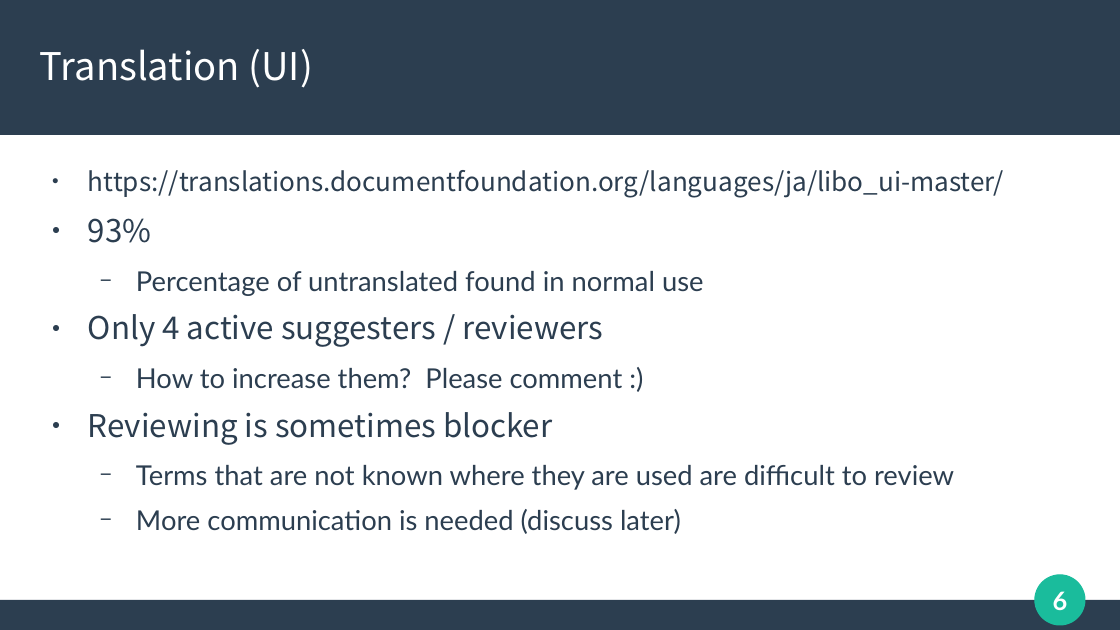
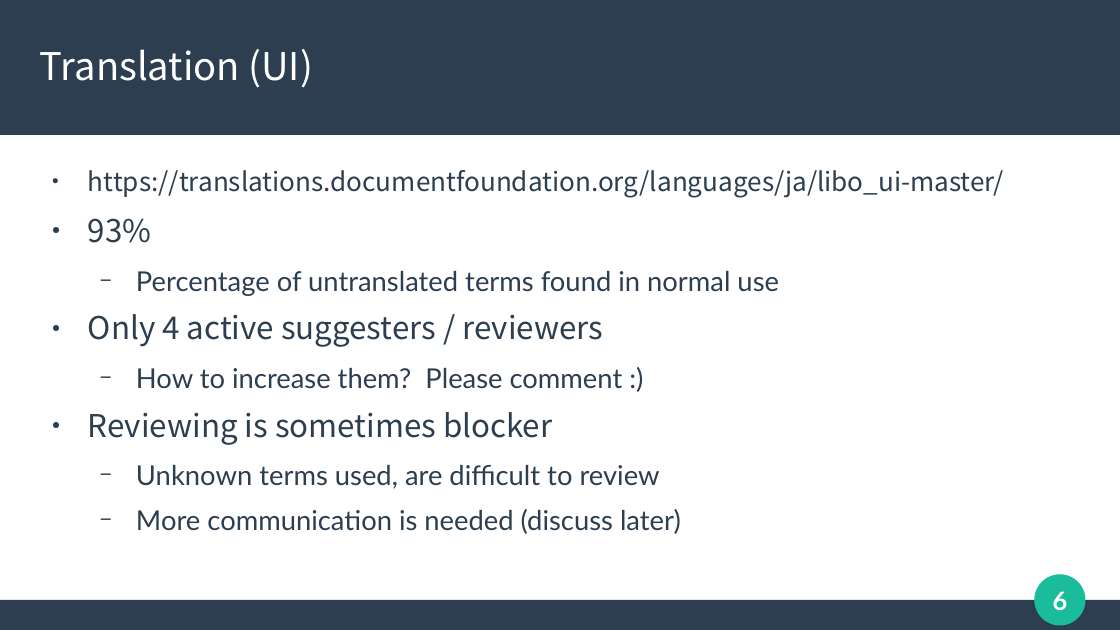
Before and after one commit to naruoga/presentations, a slide deck: slide 6 of 20231008-LOUCA2023-LibO-Japanese-Activities.odp. Drawn at 1120x630 pixels with LibreOffice and Linux fonts; fonts in the diff are those of the drawing. Boxes give left, top, right and bottom in pixels: in the first picture for what was removed or moved away, otherwise in the second. Text is boxed around its words. In the diff, an @@ line names an element or a change of style, - is before the commit and + after.

```diff
--- a/20231008-LOUCA2023-LibO-Japanese-Activities.odp
+++ b/20231008-LOUCA2023-LibO-Japanese-Activities.odp
@@ text at <box>136,271,779,296</box>: text changed @@
-  − Percentage of untranslated found in normal use
+  − Percentage of untranslated terms found in normal use
@@ text at <box>136,465,660,489</box>: text changed @@
-  − Terms that are not known where they are used are difficult to review
+  − Unknown terms used, are difficult to review
```
Also in this commit, not shown: 10 other slides changed.
